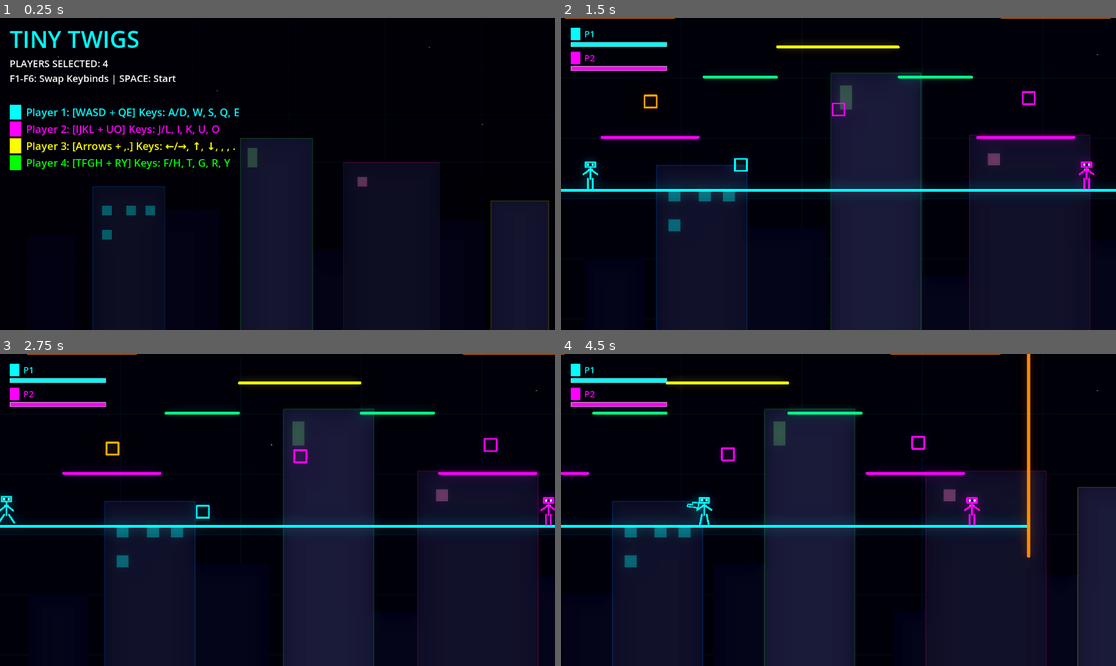
Above: before the commit, frames 1-4 (two rows, left to right).
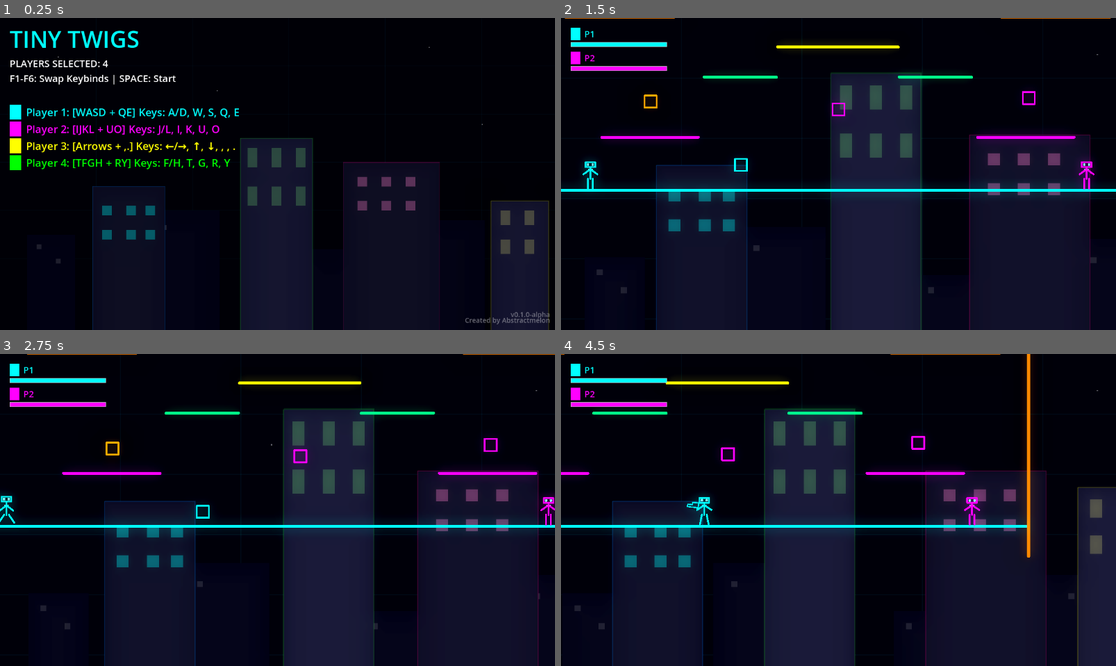
Above: after the commit, the same moments.

Repository: AbstractMelon/tiny-twigs
Game: Godot game, scene res://scenes/menu/menu.tscn
Two runs of this game, one before a commit and one after it. Both use one fixed random seed, a clock stepped at 60 frames per second and the inputs below.
Inputs:
- Up to frame 1 (0.25 s): no input
- Up to frame 2 (1.5 s): tap Enter at 0.5 s; hold D from 0.53 s (still down); tap 2 at 0.6 s; tap Space at 0.77 s; tap 6 at 1.35 s
- Up to frame 3 (2.75 s): tap Space at 1.52 s; release D at 2.03 s; hold A from 2.03 s (still down); tap 0 at 2.1 s
- Up to frame 4 (4.5 s): release A at 2.78 s; hold D 2.78-4.28 s; tap Q at 2.85 s; tap Space at 3.02, 3.77 s; tap E at 3.6 s; hold A from 4.28 s (still down); tap J at 4.35 s

The runs differ from the first frame. In frame 1, 1.5% of the frame differs, in the area x 6-99%, y 41-99%; in frame 2, 1.5%; in frame 3, 1.4%; in frame 4, 1.8%, in the area x 2-98%, y 21-89%.

Commit message:
Add fonts, update menu, and add music

Diff:
--- a/scenes/main/background.tscn
+++ b/scenes/main/background.tscn
@@ -93,6 +93,21 @@
 offset_bottom = 700.0
 color = Color(0.0313726, 0.0313726, 0.0784314, 1)
 
+[node name="Windows" type="Node2D" parent="ParallaxBackground/DistantBuildings/Building1"]
+modulate = Color(1, 1, 1, 0.1)
+
+[node name="W1" type="ColorRect" parent="ParallaxBackground/DistantBuildings/Building1/Windows"]
+offset_left = 20.0
+offset_top = 20.0
+offset_right = 30.0
+offset_bottom = 30.0
+
+[node name="W2" type="ColorRect" parent="ParallaxBackground/DistantBuildings/Building1/Windows"]
+offset_left = 60.0
+offset_top = 50.0
+offset_right = 70.0
+offset_bottom = 60.0
+
 [node name="Building2" type="ColorRect" parent="ParallaxBackground/DistantBuildings"]
 offset_left = 300.0
 offset_top = 400.0
@@ -100,6 +115,15 @@
 offset_bottom = 700.0
 color = Color(0.0313726, 0.0313726, 0.0784314, 1)
 
+[node name="Windows" type="Node2D" parent="ParallaxBackground/DistantBuildings/Building2"]
+modulate = Color(1, 1, 1, 0.1)
+
+[node name="W1" type="ColorRect" parent="ParallaxBackground/DistantBuildings/Building2/Windows"]
+offset_left = 30.0
+offset_top = 30.0
+offset_right = 40.0
+offset_bottom = 40.0
+
 [node name="Building3" type="ColorRect" parent="ParallaxBackground/DistantBuildings"]
 offset_left = 600.0
 offset_top = 480.0
@@ -107,6 +131,15 @@
 offset_bottom = 700.0
 color = Color(0.0313726, 0.0313726, 0.0784314, 1)
 
+[node name="Windows" type="Node2D" parent="ParallaxBackground/DistantBuildings/Building3"]
+modulate = Color(1, 1, 1, 0.1)
+
+[node name="W1" type="ColorRect" parent="ParallaxBackground/DistantBuildings/Building3/Windows"]
+offset_left = 20.0
+offset_top = 20.0
+offset_right = 30.0
+offset_bottom = 30.0
+
 [node name="Building4" type="ColorRect" parent="ParallaxBackground/DistantBuildings"]
 offset_left = 850.0
 offset_top = 420.0
@@ -114,6 +147,15 @@
 offset_bottom = 700.0
 color = Color(0.0313726, 0.0313726, 0.0784314, 1)
 
+[node name="Windows" type="Node2D" parent="ParallaxBackground/DistantBuildings/Building4"]
+modulate = Color(1, 1, 1, 0.1)
+
+[node name="W1" type="ColorRect" parent="ParallaxBackground/DistantBuildings/Building4/Windows"]
+offset_left = 40.0
+offset_top = 30.0
+offset_right = 50.0
+offset_bottom = 40.0
+
 [node name="MidBuildings" type="ParallaxLayer" parent="ParallaxBackground"]
 motion_scale = Vector2(0.4, 0.4)
 motion_mirroring = Vector2(1152, 0)
@@ -157,6 +199,18 @@
 offset_right = 40.0
 offset_bottom = 110.0
 
+[node name="W2b" type="ColorRect" parent="ParallaxBackground/MidBuildings/Building1/Windows"]
+offset_left = 70.0
+offset_top = 90.0
+offset_right = 90.0
+offset_bottom = 110.0
+
+[node name="W2c" type="ColorRect" parent="ParallaxBackground/MidBuildings/Building1/Windows"]
+offset_left = 110.0
+offset_top = 90.0
+offset_right = 130.0
+offset_bottom = 110.0
+
 [node name="Building2" type="ColorRect" parent="ParallaxBackground/MidBuildings"]
 offset_left = 700.0
 offset_top = 300.0
@@ -178,6 +232,36 @@
 offset_right = 50.0
 offset_bottom = 50.0
 
+[node name="W1b" type="ColorRect" parent="ParallaxBackground/MidBuildings/Building2/Windows"]
+offset_left = 80.0
+offset_top = 30.0
+offset_right = 100.0
+offset_bottom = 50.0
+
+[node name="W1c" type="ColorRect" parent="ParallaxBackground/MidBuildings/Building2/Windows"]
+offset_left = 130.0
+offset_top = 30.0
+offset_right = 150.0
+offset_bottom = 50.0
+
+[node name="W2" type="ColorRect" parent="ParallaxBackground/MidBuildings/Building2/Windows"]
+offset_left = 30.0
+offset_top = 80.0
+offset_right = 50.0
+offset_bottom = 100.0
+
+[node name="W2b" type="ColorRect" parent="ParallaxBackground/MidBuildings/Building2/Windows"]
+offset_left = 80.0
+offset_top = 80.0
+offset_right = 100.0
+offset_bottom = 100.0
+
+[node name="W2c" type="ColorRect" parent="ParallaxBackground/MidBuildings/Building2/Windows"]
+offset_left = 130.0
+offset_top = 80.0
+offset_right = 150.0
+offset_bottom = 100.0
+
 [node name="NearBuildings" type="ParallaxLayer" parent="ParallaxBackground"]
 motion_scale = Vector2(0.6, 0.6)
 motion_mirroring = Vector2(1152, 0)
@@ -203,6 +287,36 @@
 offset_right = 35.0
 offset_bottom = 60.0
 
+[node name="W1b" type="ColorRect" parent="ParallaxBackground/NearBuildings/Building1/Windows"]
+offset_left = 65.0
+offset_top = 20.0
+offset_right = 85.0
+offset_bottom = 60.0
+
+[node name="W1c" type="ColorRect" parent="ParallaxBackground/NearBuildings/Building1/Windows"]
+offset_left = 115.0
+offset_top = 20.0
+offset_right = 135.0
+offset_bottom = 60.0
+
+[node name="W2" type="ColorRect" parent="ParallaxBackground/NearBuildings/Building1/Windows"]
+offset_left = 15.0
+offset_top = 100.0
+offset_right = 35.0
+offset_bottom = 140.0
+
+[node name="W2b" type="ColorRect" parent="ParallaxBackground/NearBuildings/Building1/Windows"]
+offset_left = 65.0
+offset_top = 100.0
+offset_right = 85.0
+offset_bottom = 140.0
+
+[node name="W2c" type="ColorRect" parent="ParallaxBackground/NearBuildings/Building1/Windows"]
+offset_left = 115.0
+offset_top = 100.0
+offset_right = 135.0
+offset_bottom = 140.0
+
 [node name="Building2" type="ColorRect" parent="ParallaxBackground/NearBuildings"]
 offset_left = 1000.0
 offset_top = 380.0
@@ -214,3 +328,30 @@
 points = PackedVector2Array(0, 0, 120, 0, 120, 320, 0, 320, 0, 0)
 width = 2.0
 default_color = Color(1, 1, 0, 0.15)
+
+[node name="Windows" type="Node2D" parent="ParallaxBackground/NearBuildings/Building2"]
+modulate = Color(1, 1, 0.5, 0.2)
+
+[node name="W1" type="ColorRect" parent="ParallaxBackground/NearBuildings/Building2/Windows"]
+offset_left = 20.0
+offset_top = 20.0
+offset_right = 40.0
+offset_bottom = 50.0
+
+[node name="W1b" type="ColorRect" parent="ParallaxBackground/NearBuildings/Building2/Windows"]
+offset_left = 70.0
+offset_top = 20.0
+offset_right = 90.0
+offset_bottom = 50.0
+
+[node name="W2" type="ColorRect" parent="ParallaxBackground/NearBuildings/Building2/Windows"]
+offset_left = 20.0
+offset_top = 80.0
+offset_right = 40.0
+offset_bottom = 110.0
+
+[node name="W2b" type="ColorRect" parent="ParallaxBackground/NearBuildings/Building2/Windows"]
+offset_left = 70.0
+offset_top = 80.0
+offset_right = 90.0
+offset_bottom = 110.0
--- a/scenes/main/main.tscn
+++ b/scenes/main/main.tscn
@@ -1,8 +1,9 @@
-[gd_scene load_steps=16 format=3 uid="uid://main001"]
+[gd_scene load_steps=17 format=3 uid="uid://main001"]
 
 [ext_resource type="Script" uid="uid://de8532p3mru0m" path="res://scenes/main/main.gd" id="1_main"]
 [ext_resource type="PackedScene" uid="uid://cf8endj7vruag" path="res://ui/game_ui.tscn" id="2_ui"]
 [ext_resource type="PackedScene" uid="uid://csyqiiv65hdqp" path="res://scenes/main/background.tscn" id="3_bg"]
+[ext_resource type="AudioStream" path="res://assets/audio/LEMMiNO - Nocturnal (BGM).mp3" id="4_bgm"]
 
 [sub_resource type="Environment" id="Environment_neon"]
 background_mode = 3
@@ -53,6 +54,11 @@
 
 [node name="Background" parent="." instance=ExtResource("3_bg")]
 
+[node name="MusicPlayer" type="AudioStreamPlayer" parent="."]
+stream = ExtResource("4_bgm")
+autoplay = true
+bus = &"Music"
+
 [node name="Camera2D" type="Camera2D" parent="."]
 position = Vector2(512, 300)
 zoom = Vector2(1.25, 1.25)
--- a/scenes/menu/menu.tscn
+++ b/scenes/menu/menu.tscn
@@ -1,14 +1,14 @@
-[gd_scene load_steps=5 format=3]
+[gd_scene load_steps=6 format=3 uid="uid://cekp6r4cpx3c3"]
 
-[ext_resource type="Script" path="res://scenes/menu/menu.gd" id="1_menu"]
-[ext_resource type="PackedScene" path="res://scenes/main/background.tscn" id="2_bg"]
-[ext_resource type="PackedScene" path="res://ui/game_ui.tscn" id="3_ui"]
+[ext_resource type="Script" uid="uid://iolqx6pgv7tm" path="res://scenes/menu/menu.gd" id="1_menu"]
+[ext_resource type="PackedScene" uid="uid://csyqiiv65hdqp" path="res://scenes/main/background.tscn" id="2_bg"]
+[ext_resource type="PackedScene" uid="uid://cf8endj7vruag" path="res://ui/game_ui.tscn" id="3_ui"]
+[ext_resource type="AudioStream" uid="uid://nwinja6c4xdq" path="res://assets/audio/LEMMiNO - Nocturnal (BGM).mp3" id="4_bgm"]
 
 [sub_resource type="Environment" id="Environment_menu"]
 background_mode = 3
 glow_enabled = true
 glow_intensity = 1.0
-glow_strength = 1.0
 glow_bloom = 0.2
 
 [node name="Menu" type="Node2D"]
@@ -43,6 +43,30 @@
 offset_right = 420.0
 offset_bottom = 600.0
 
+[node name="VersionLabel" type="Label" parent="MenuUI"]
+anchors_preset = 3
+anchor_left = 1.0
+anchor_top = 1.0
+anchor_right = 1.0
+anchor_bottom = 1.0
+offset_left = -200.0
+offset_top = -60.0
+offset_right = -10.0
+offset_bottom = -10.0
+grow_horizontal = 0
+grow_vertical = 0
+theme_override_colors/font_color = Color(1, 1, 1, 0.4)
+theme_override_constants/line_spacing = -8
+theme_override_font_sizes/font_size = 14
+text = "v0.1.0-alpha
+Created by Abstractmelon"
+horizontal_alignment = 2
+vertical_alignment = 2
+
+[node name="MusicPlayer" type="AudioStreamPlayer" parent="."]
+stream = ExtResource("4_bgm")
+autoplay = true
+
 [node name="UI" parent="." instance=ExtResource("3_ui")]
 
 [node name="Env" type="WorldEnvironment" parent="."]
Binary file added: assets/fonts/Hey Comic.ttf
Not shown, added: assets/fonts/Hey Comic.ttf.import
Binary file added: assets/fonts/Vaseline Extra.ttf
Not shown, added: assets/fonts/Vaseline Extra.ttf.import
